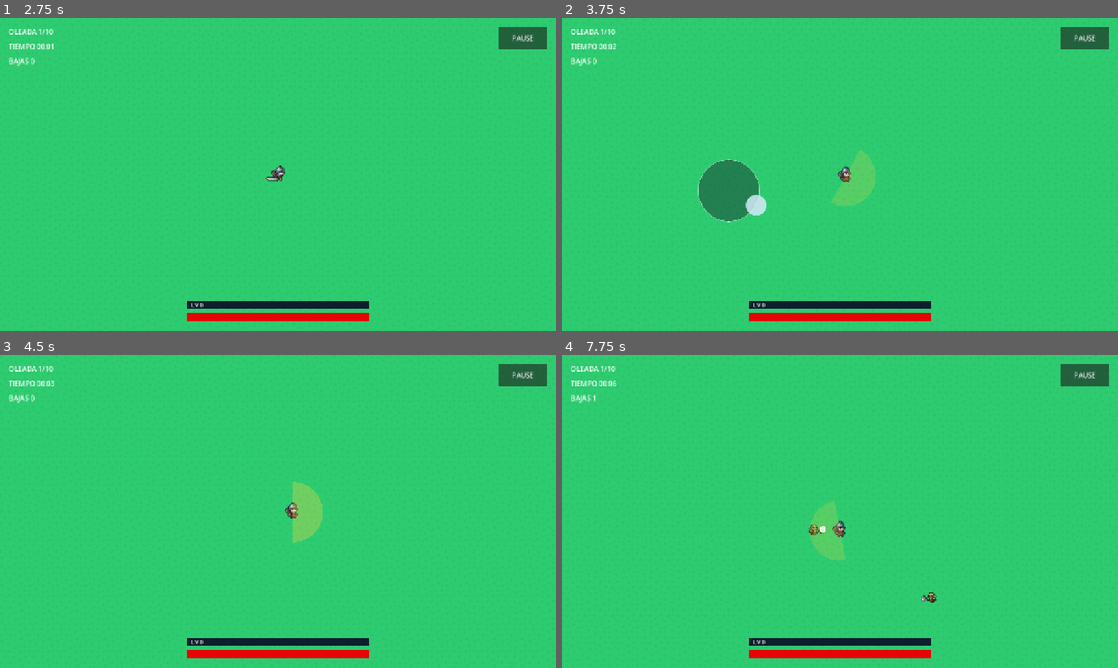
Above: before the commit, frames 1-4 (two rows, left to right).
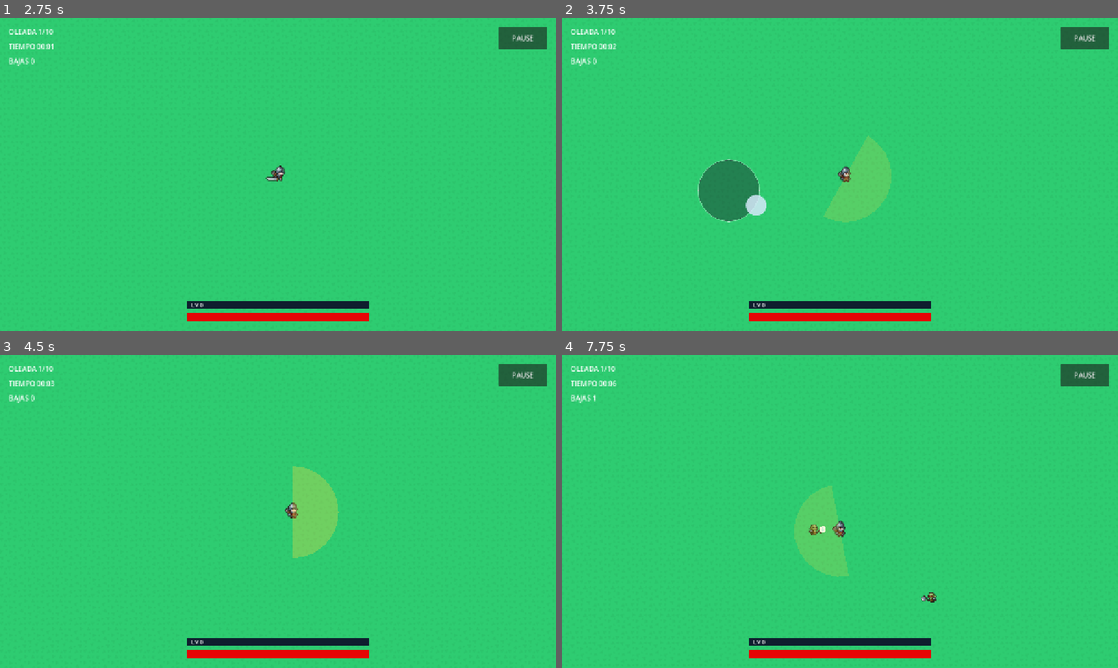
Above: after the commit, the same moments.

Repository: harbie-games/Survivors
Game: Godot game, scene res://scenes/ui/MainMenu.tscn
Two runs of this game, one before a commit and one after it. Both use one fixed random seed, a clock stepped at 60 frames per second and the inputs below.
Inputs (mouse positions are in pixels of both pictures, inside the frame that each line leads up to):
- Up to frame 1 (2.75 s): click "PLAY" at 0.5 s; click "PAUSE" at 1.25 s; click "RESUME" at 2 s
- Up to frame 2 (3.75 s): tap Enter (ui_accept) at 2.75 s; drag from (840, 174) to (895, 105) at 2.77 s; drag from (728, 190) to (812, 237) at 3.52 s
- Up to frame 3 (4.5 s): move the mouse to (333, 442) at 4.27 s; hold D (move_right) from 4.28 s (still down); tap Backspace at 4.35 s
- Up to frame 4 (7.75 s): release D (move_right) at 5 s; tap Enter (ui_accept) at 5, 6.02 s; drag from (812, 574) to (673, 464) at 5.02 s; move the mouse to (1006, 558) at 5.77 s; hold A (move_left) 5.78-6.5 s; tap Ctrl at 5.85 s; drag from (673, 464) to (784, 639) at 6.52 s; move the mouse to (867, 511) at 7.27 s; hold S (move_down) from 7.28 s (still down); tap Delete at 7.35 s; click (867, 511) at 7.42 s

Frame 1 is identical in both runs. In frame 2, 1.1% of the frame differs, in the area x 47-60%, y 37-66%; in frame 3, 1.1%; in frame 4, 1.1%, in the area x 41-52%, y 41-71%.

Commit message:
mele vars changed

Diff:
--- a/survivors/scenes/main.tscn
+++ b/survivors/scenes/main.tscn
@@ -4,6 +4,7 @@
 [ext_resource type="Script" uid="uid://d312m2qelmefb" path="res://scripts/touch_joystick.gd" id="2_joystick"]
 [ext_resource type="Texture2D" uid="uid://gt4xk8mb2v1c" path="res://assets/backgrounds/grass_tile_kenney.png" id="3_background"]
 [ext_resource type="Script" uid="uid://bj5v4v2nfen0m" path="res://scripts/background_chunks.gd" id="4_chunks"]
+[ext_resource type="PackedScene" uid="uid://c75yxhjqciono" path="res://scenes/weapons/Saw.tscn" id="5_eb6dy"]
 [ext_resource type="Script" uid="uid://c4u6jkkqp3ujw" path="res://scripts/enemy_spawner.gd" id="5_spawner"]
 [ext_resource type="PackedScene" uid="uid://d4g4l2avnig65" path="res://scenes/orc_enemy.tscn" id="6_orc"]
 [ext_resource type="Script" uid="uid://ujkseggvjioi" path="res://scripts/game_ui.gd" id="7_game_ui"]
@@ -40,12 +41,11 @@
 grass_texture = ExtResource("3_background")
 
 [node name="Player" parent="." unique_id=930116046 instance=ExtResource("1_player")]
-fire_interval = 1.5
-projectile_damage = 2.5
-auto_aim_range = 350.0
 projectile_scene = ExtResource("8_arrow")
+saw_scene = ExtResource("5_eb6dy")
 enemies_path = NodePath("../Enemies")
 projectile_parent_path = NodePath("../Projectiles")
+auto_aim_range = 350.0
 
 [node name="Camera2D" type="Camera2D" parent="Player" unique_id=2025135667]
 position_smoothing_enabled = true
--- a/survivors/scripts/player.gd
+++ b/survivors/scripts/player.gd
@@ -52,7 +52,7 @@
 }
 var melee_damage: float = 15.0
 var melee_cooldown: float = 0.8
-var melee_range: float = 70.0
+var melee_range: float = 106.0
 var melee_arc_angle: float = PI
 var projectile_damage: float = 5.0
 var fire_interval: float = 1.0
@@ -243,7 +243,7 @@
 	fire_interval = float(data.get("fire_interval", 1.0))
 	projectile_damage = float(data.get("projectile_damage", 5.0))
 	melee_damage = float(data.get("melee_damage", 15.0))
-	melee_range = float(data.get("melee_range", 70.0))
+	melee_range = float(data.get("melee_range", 106.0))
 	saw_damage = float(data.get("saw_damage", 10.0))
 	saw_size_multiplier = float(data.get("saw_size_multiplier", 1.0))
 	saw_orbit_radius = float(data.get("saw_orbit_radius", 90.0))
@@ -271,7 +271,7 @@
 	speed = 260.0
 	pickup_radius = 120.0
 	melee_damage = 15.0
-	melee_range = 70.0
+	melee_range = 106.0
 	fire_interval = 1.0
 	projectile_damage = 5.0
 	saw_damage = 10.0
